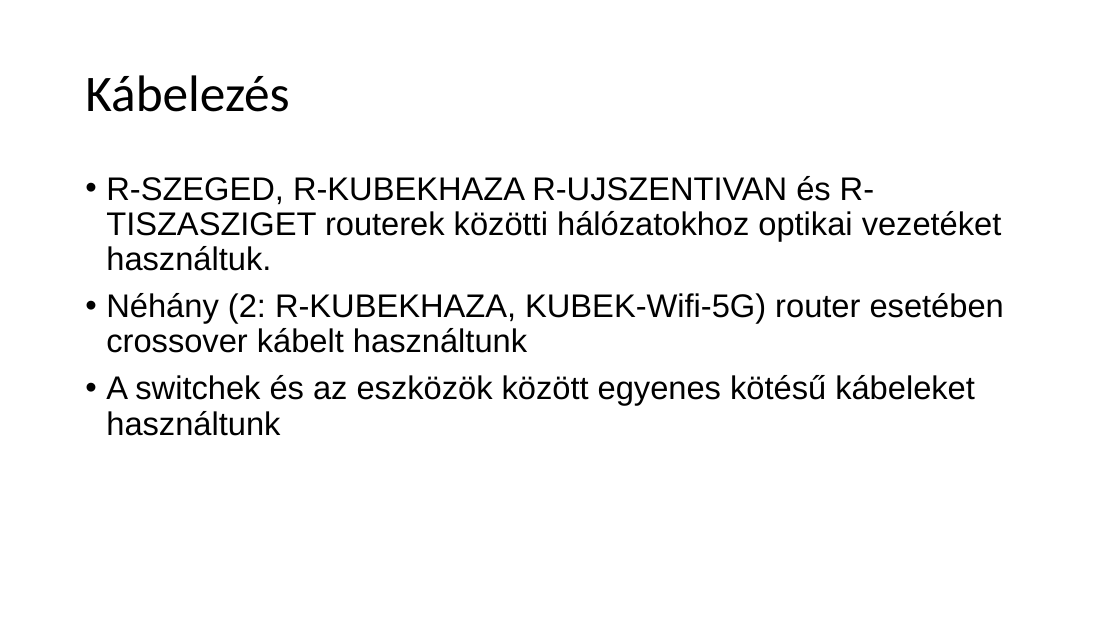
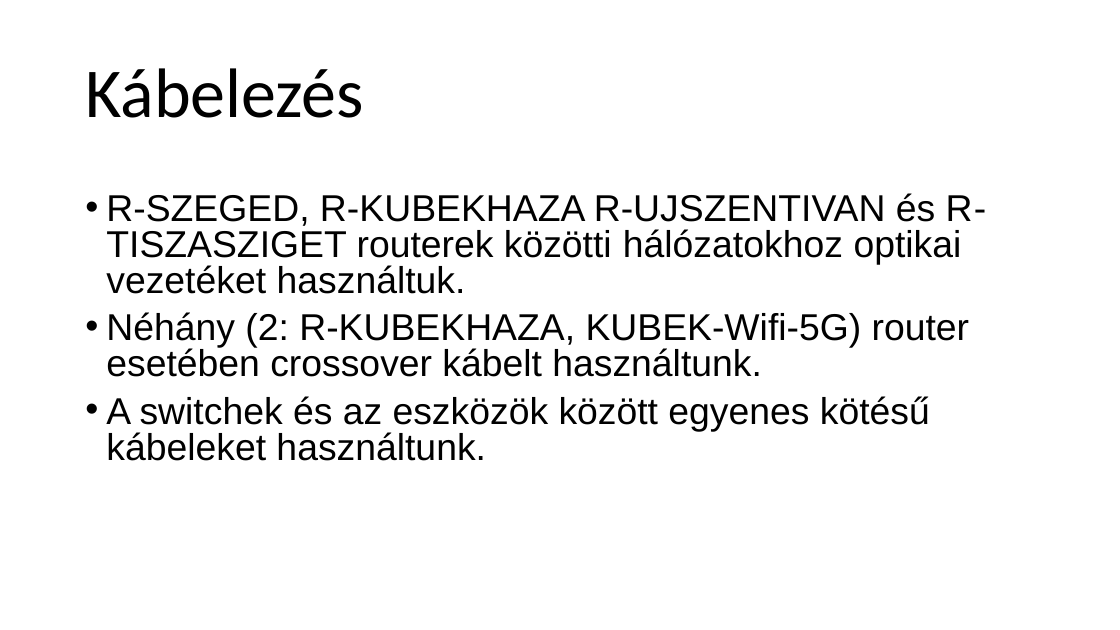
Before and after one commit to belain3d/halozatProjektek, a slide deck: slide 6 of 2-3-Projektmunka.pptx. Drawn at 1120x630 pixels with LibreOffice and Linux fonts; fonts in the diff are those of the drawing. Boxes give left, top, right and bottom in pixels: in the first picture for what was removed or moved away, otherwise in the second. Text is boxed around its words. In the diff, an @@ line names an element or a change of style, - is before the commit and + after.

```diff
--- a/2-3-Projektmunka.pptx
+++ b/2-3-Projektmunka.pptx
@@ title "Kábelezés" at (85,68,364,118): size 44 to 60 pt @@
@@ text "R-SZEGED, R-KUBEKHAZA R-UJSZENTIVAN és R-TISZASZIGET ...": place and size @@
-text "R-SZEGED, R-KUBEKHAZA R-UJSZENTIVAN és R-TISZASZIGET ..." at (106,176,1004,436)
+text "R-SZEGED, R-KUBEKHAZA R-UJSZENTIVAN és R-TISZASZIGET ..." at (106,193,987,461)
@@ text at (106,193,987,294): size 28 to 32 pt in "R-SZEGED, R-KUBEKHAZA R-UJSZENTIVAN és R-TISZASZIGET routere ..."; line spacing 0.9 to 0.8 @@
@@ text at (106,312,969,461): text changed; size 28 to 32 pt @@
-• Néhány (2: R-KUBEKHAZA, KUBEK-Wifi-5G) router esetében crossover kábelt használtunk
-• A switchek és az eszközök között egyenes kötésű kábeleket használtunk
+• Néhány (2: R-KUBEKHAZA, KUBEK-Wifi-5G) router esetében crossover kábelt használtunk.
+• A switchek és az eszközök között egyenes kötésű kábeleket használtunk.
```
Also in this commit, not shown: 6 other slides changed.
